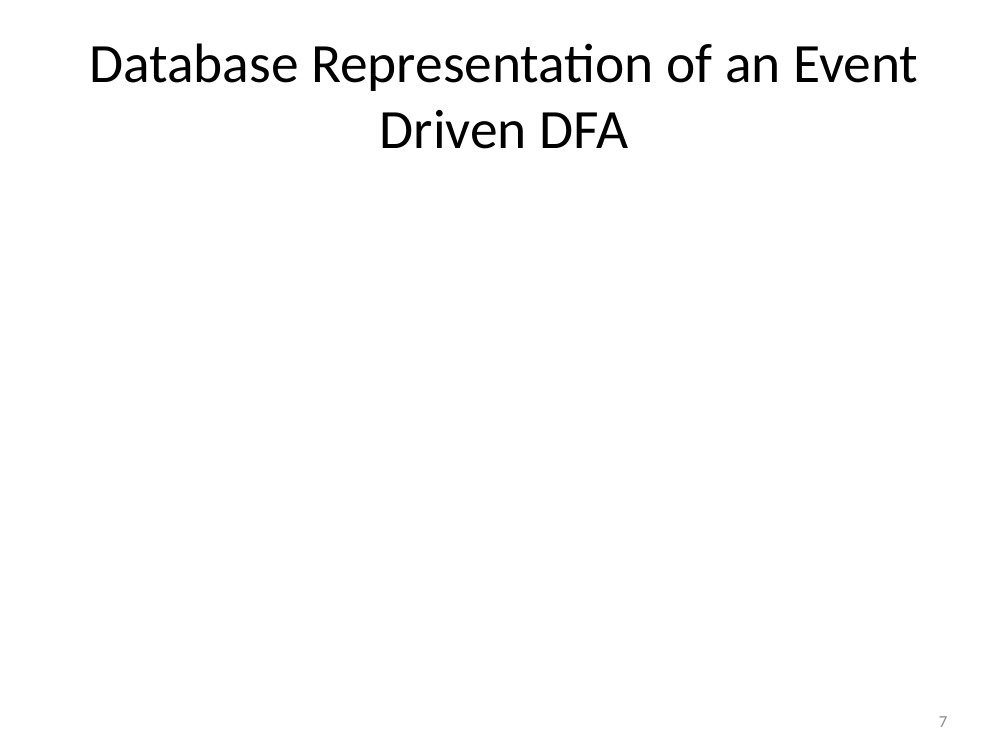
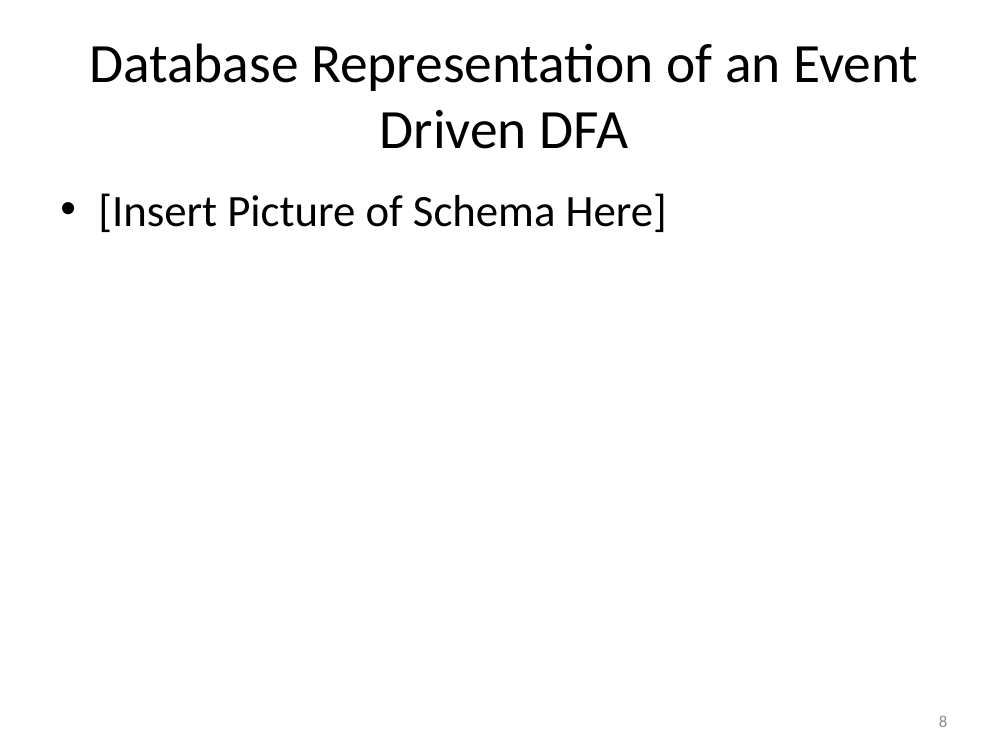
Before and after one commit to RichardRoda/DFA-Workflow-Model, a slide deck: slide 8 of Modeling Workflows with Event Driven DFA.pptx (slide 7 before the commit). Drawn at 1008x756 pixels with LibreOffice and Linux fonts; fonts in the diff are those of the drawing. Boxes give left, top, right and bottom in pixels: in the first picture for what was removed or moved away, otherwise in the second. Text is boxed around its words. In the diff, an @@ line names an element or a change of style, - is before the commit and + after.

Commit message:
Added descriptions for LKUP_EVENT, LKUP_STATE, and LKUP_STATE_EVENT_TRANS.

```diff
--- a/Modeling Workflows with Event Driven DFA.pptx
+++ b/Modeling Workflows with Event Driven DFA.pptx
@@ text added at bbox=[98, 193, 667, 232], 32 pt, text #000000 @@
+• [Insert Picture of Schema Here]
@@ page number at bbox=[939, 715, 947, 727]: text changed @@
-7
+8
```
Also in this commit, not shown: 1 other slide changed, 4 slides added.
